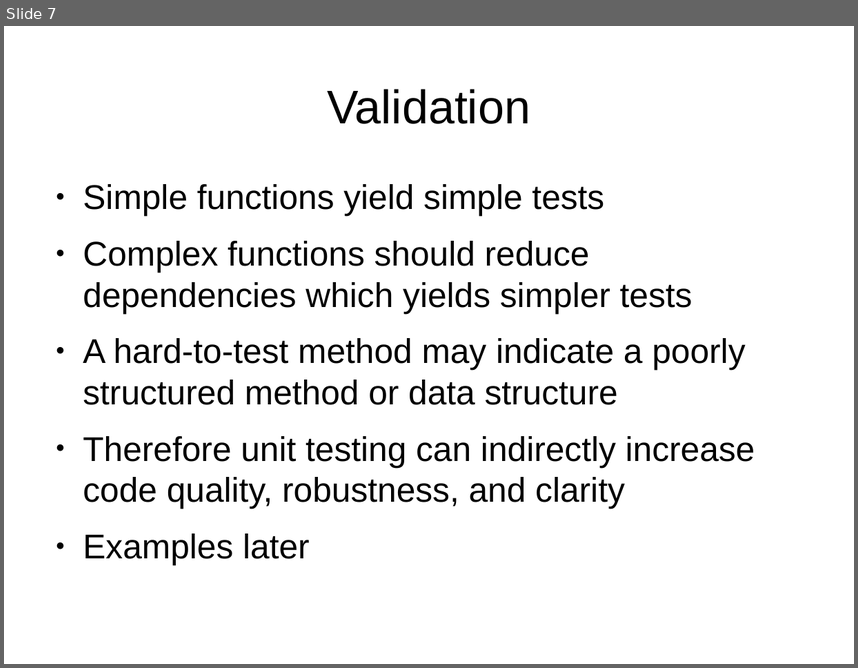
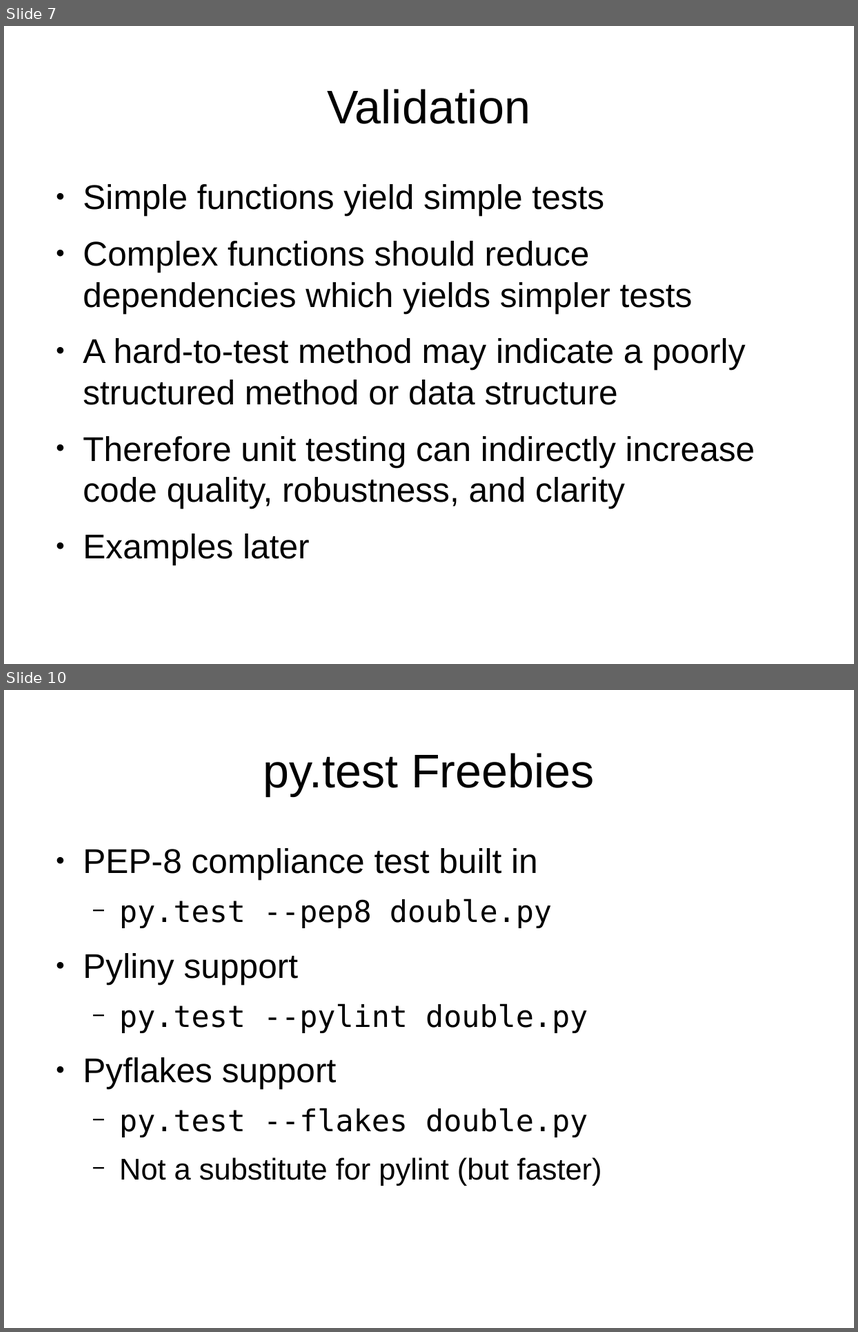
Before and after one commit to mwartell/unittest, a slide deck: unit-testing.odp. Shown one above the other, each under a label of ours: slide 7 before the commit, slides 7 and 10 after it; the slides between them are not shown. The pictures are 858x668 and 858x1332 pixels, drawn with LibreOffice and Linux fonts; fonts in the diff are those of the drawing. Boxes give left, top, right and bottom in pixels: in the first picture for what was removed or moved away, otherwise in the second. Text is boxed around its words. In the diff, an @@ line names an element or a change of style, - is before the commit and + after.

```diff
--- a/unit-testing.odp
+++ b/unit-testing.odp
@@ slide 10 added at (4,690,854,1328), background #FFFFFF @@
@@ title added at (263,753,595,796), 44 pt, text #000000 @@
+py.test Freebies
@@ text added at (83,848,602,1185), 28 pt, text #000000 @@
+● PEP-8 compliance test built in
+  − py.test --pep8 double.py
+● Pyliny support
+  − py.test --pylint double.py
+● Pyflakes support
+  − py.test --flakes double.py
+  − Not a substitute for pylint (but faster)
```
Also in this commit, not shown: 5 slides changed, 1 other slide added, 1 other file.
